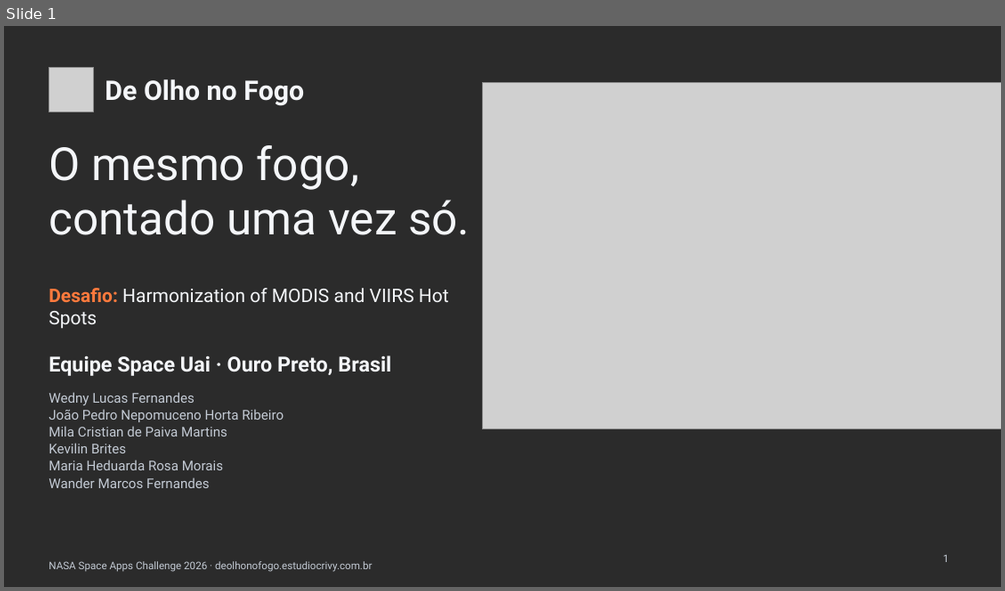
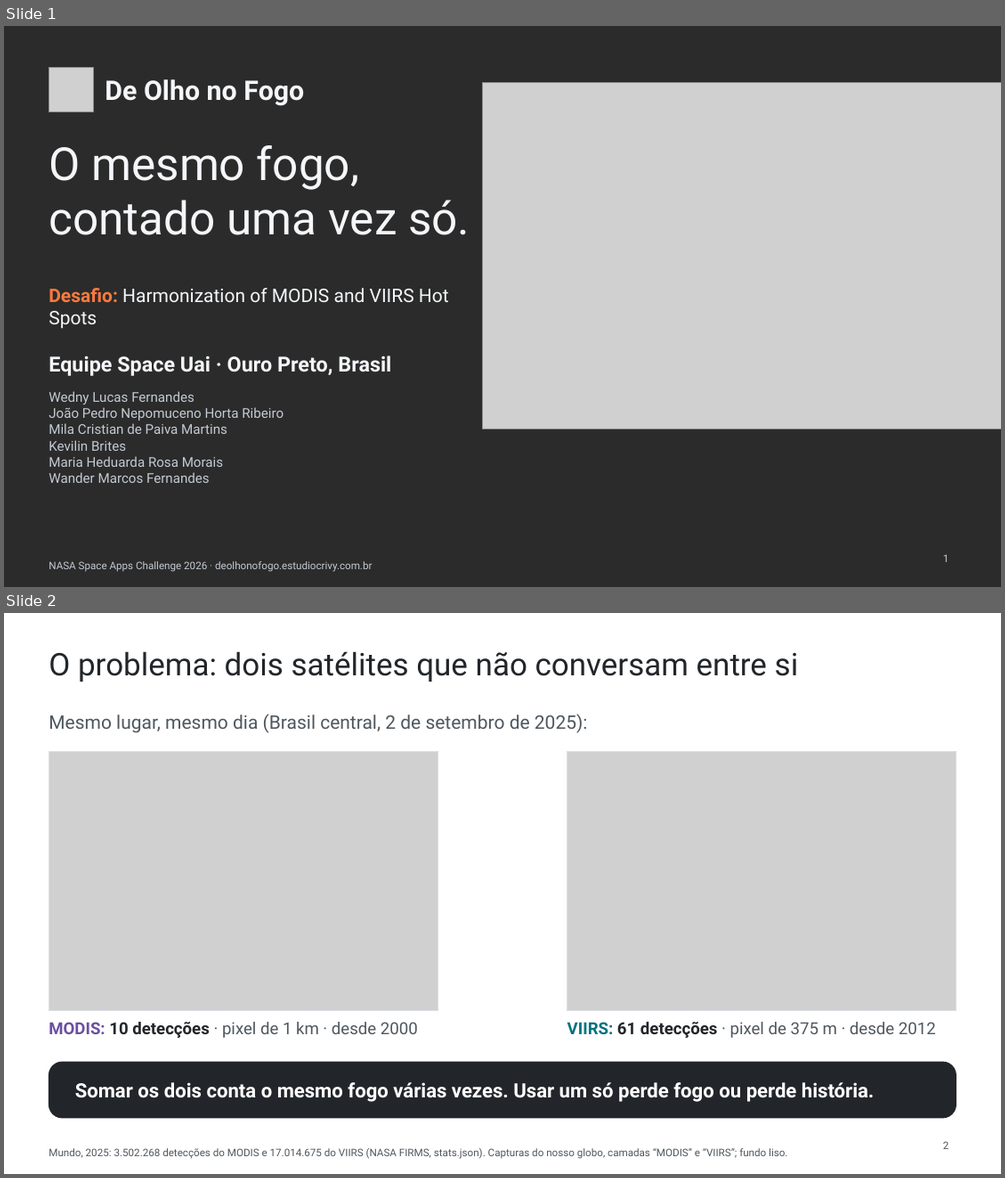
Before and after one commit to WednyFernandes/de-olho-no-fogo, a slide deck: public/apresentacao/de-olho-no-fogo-space-apps-2026-pt.pptx. Shown one above the other, each under a label of ours: slide 1 before the commit, slides 1 and 2 after it. The pictures are 1005x591 and 1005x1178 pixels, drawn with LibreOffice and Linux fonts; fonts in the diff are those of the drawing; grey boxes stand for pictures; background and template pictures are left out; a plain dark background stands for a picture behind light text. Boxes give left, top, right and bottom in pixels: in the first picture for what was removed or moved away, otherwise in the second. Text is boxed around its words. In the diff, an @@ line names an element or a change of style, - is before the commit and + after.

```diff
--- a/public/apresentacao/de-olho-no-fogo-space-apps-2026-pt.pptx
+++ b/public/apresentacao/de-olho-no-fogo-space-apps-2026-pt.pptx
@@ slide 2 added at [4,613,1001,1174], background #FFFFFF @@
@@ title added at [48,651,799,682], 30 pt, text #22262A @@
+O problema: dois satélites que não conversam entre si
@@ text added at [48,714,588,733], 18 pt, text #4F575E @@
+Mesmo lugar, mesmo dia (Brasil central, 2 de setembro de 2025):
@@ picture added at [48,751,437,1010] @@
@@ rectangle added at [48,751,437,1010], outline #DCE1E5 1 pt @@
@@ picture added at [567,751,956,1010] @@
@@ rectangle added at [567,751,956,1010], outline #DCE1E5 1 pt @@
@@ text added at [48,1022,418,1038], 16 pt, text #4F575E @@
+MODIS: 10 detecções · pixel de 1 km · desde 2000
@@ text added at [567,1022,936,1038], 16 pt, text #4F575E @@
+VIIRS: 61 detecções · pixel de 375 m · desde 2012
@@ rounded rectangle added at [48,1062,956,1118], fill #22262A, outline #22262A 0.75 pt @@
@@ text added at [75,1082,874,1102], 19 pt, text #FFFFFF, bold @@
+Somar os dois conta o mesmo fogo várias vezes. Usar um só perde fogo ou perde história.
@@ page number added at [943,1141,949,1149], 10 pt, text #4F575E @@
+2
@@ text added at [48,1148,787,1159], 10 pt, text #4F575E @@
+Mundo, 2025: 3.502.268 detecções do MODIS e 17.014.675 do VIIRS (NASA FIRMS, stats.json). Capturas do nosso globo, camadas “MODIS” e “VIIRS”; fundo liso.
@@ slide 1 changed as well @@
@@ text "Wedny Lucas Fernandes" at [48,391,283,483]: line spacing 1.05 to 1 @@
```
Also in this commit, not shown: 5 other slides changed, 1 slide removed, 10 other files.
